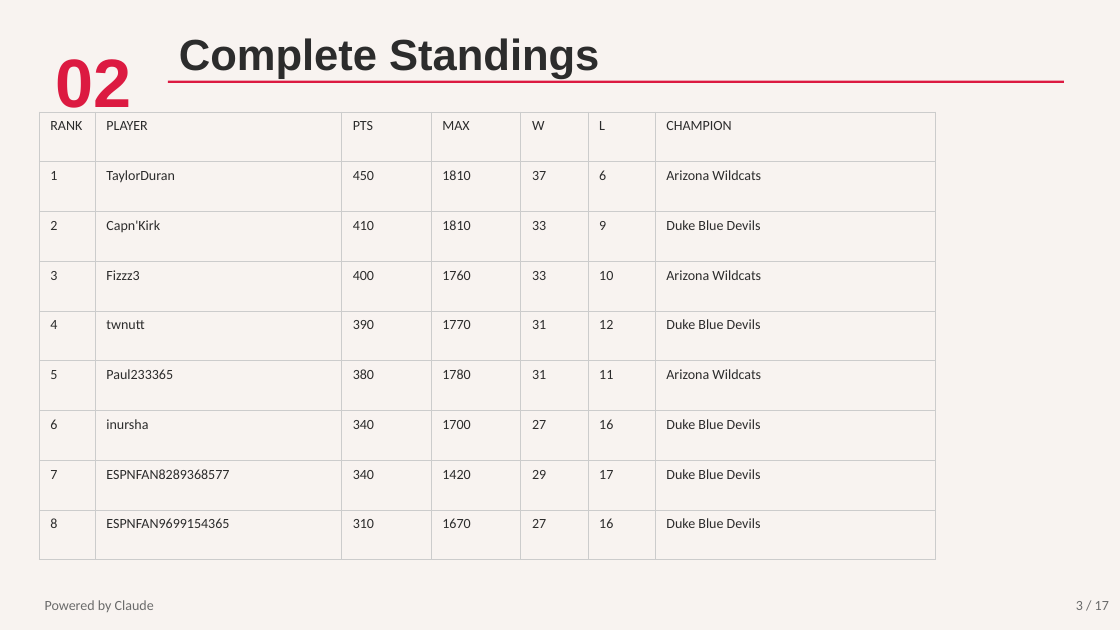
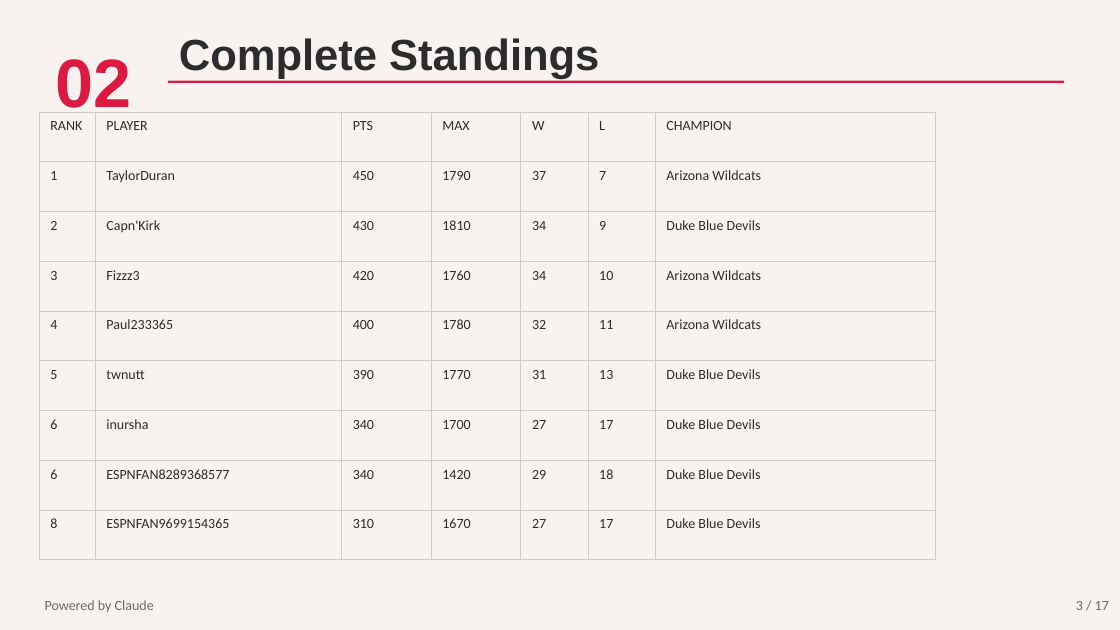
Before and after one commit to tdswim/Elons-Plugs-2026, a slide deck: slide 3 of Elons_Plugs_Deck.pptx. Drawn at 1120x630 pixels with LibreOffice and Linux fonts; fonts in the diff are those of the drawing. Boxes give left, top, right and bottom in pixels: in the first picture for what was removed or moved away, otherwise in the second. Text is boxed around its words. In the diff, an @@ line names an element or a change of style, - is before the commit and + after.

```diff
--- a/Elons_Plugs_Deck.pptx
+++ b/Elons_Plugs_Deck.pptx
@@ table at (x1=39, y1=112, x2=935, y2=560) @@
-row 2, column 4: 1810
+row 2, column 4: 1790
-row 2, column 6: 6
+row 2, column 6: 7
-row 3, column 3: 410
+row 3, column 3: 430
-row 3, column 5: 33
+row 3, column 5: 34
-row 4, column 3: 400
+row 4, column 3: 420
-row 4, column 5: 33
+row 4, column 5: 34
-row 5: 4 | twnutt | 390 | 1770 | 31 | 12 | Duke Blue Devils
+row 5: 4 | Paul233365 | 400 | 1780 | 32 | 11 | Arizona Wildcats
-row 6: 5 | Paul233365 | 380 | 1780 | 31 | 11 | Arizona Wildcats
+row 6: 5 | twnutt | 390 | 1770 | 31 | 13 | Duke Blue Devils
-row 7, column 6: 16
+row 7, column 6: 17
-row 8, column 1: 7
+row 8, column 1: 6
-row 8, column 6: 17
+row 8, column 6: 18
-row 9, column 6: 16
+row 9, column 6: 17
```
Also in this commit, not shown: 10 other slides changed.
